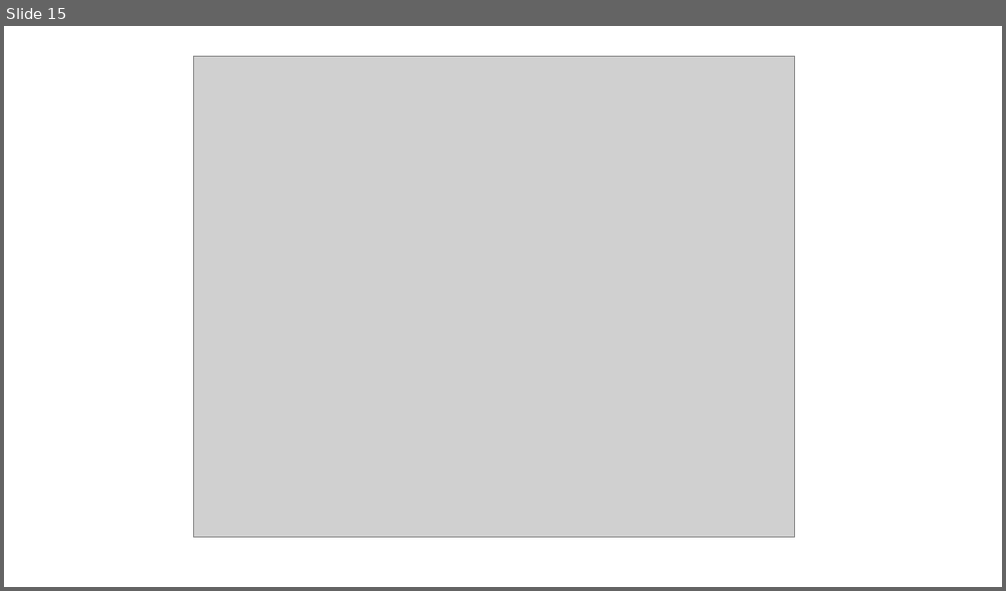
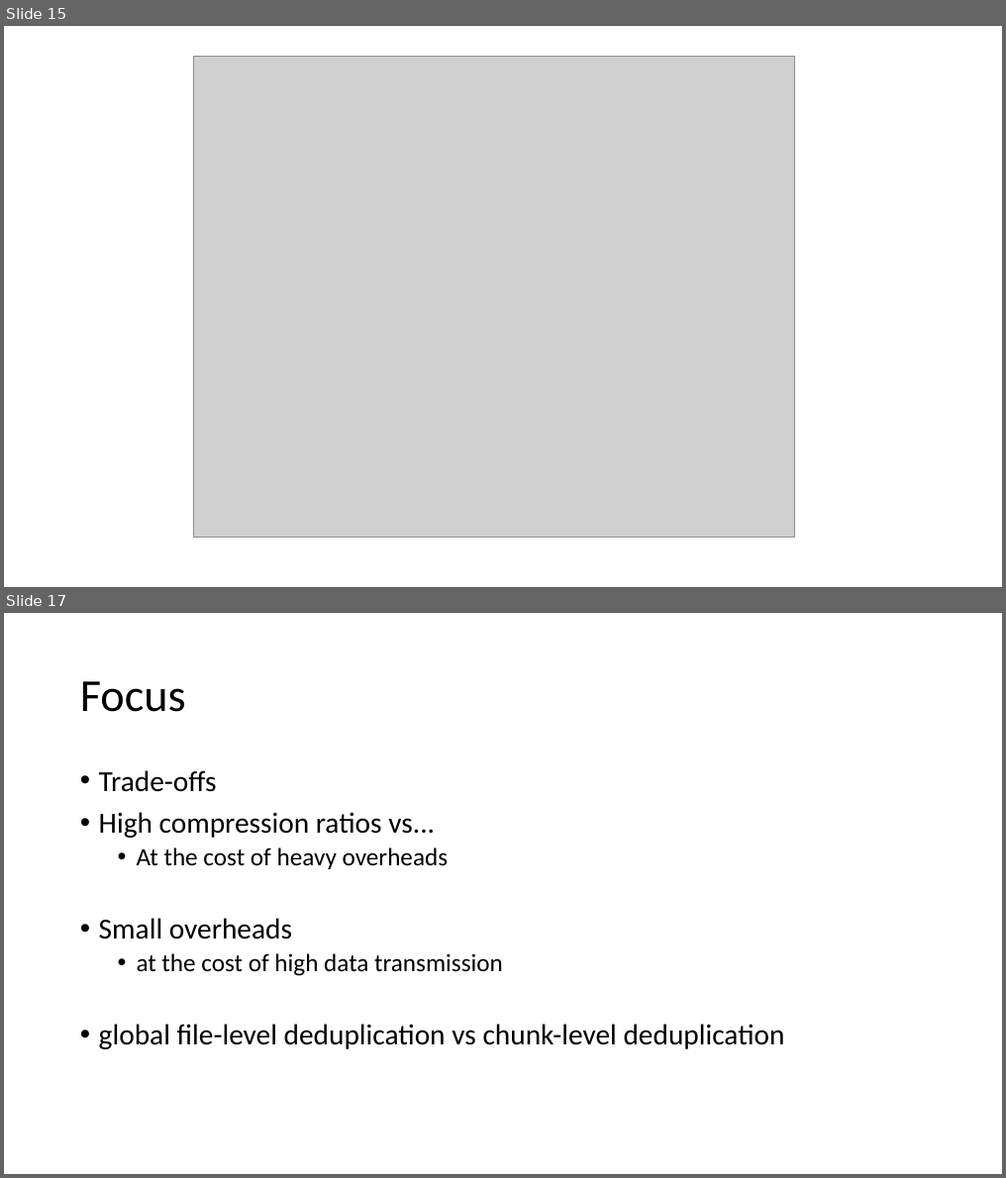
Before and after one commit to franbienjan/NDSGthesis, a slide deck: Summary/Raf_Presentation.pptx. Shown one above the other, each under a label of ours: slide 15 before the commit, slides 15 and 17 after it; the slides between them are not shown. The pictures are 1006x591 and 1006x1178 pixels, drawn with LibreOffice and Linux fonts; fonts in the diff are those of the drawing; grey boxes stand for pictures. Boxes give left, top, right and bottom in pixels: in the first picture for what was removed or moved away, otherwise in the second. Text is boxed around its words. In the diff, an @@ line names an element or a change of style, - is before the commit and + after.

```diff
--- a/Summary/Raf_Presentation.pptx
+++ b/Summary/Raf_Presentation.pptx
@@ slide 17 added at box(4, 613, 1002, 1174), background #FFFFFF @@
@@ title added at box(80, 681, 186, 712), 44 pt, text #000000 @@
+Focus
@@ text added at box(99, 770, 785, 1050), 28 pt, text #000000 @@
+• Trade-offs
+• High compression ratios vs...
+  • At the cost of heavy overheads
+• Small overheads
+  • at the cost of high data transmission
+• global ﬁle-level deduplication vs chunk-level deduplication
```
Also in this commit, not shown: 1 slide changed, 2 other slides added, 1 slide removed.
